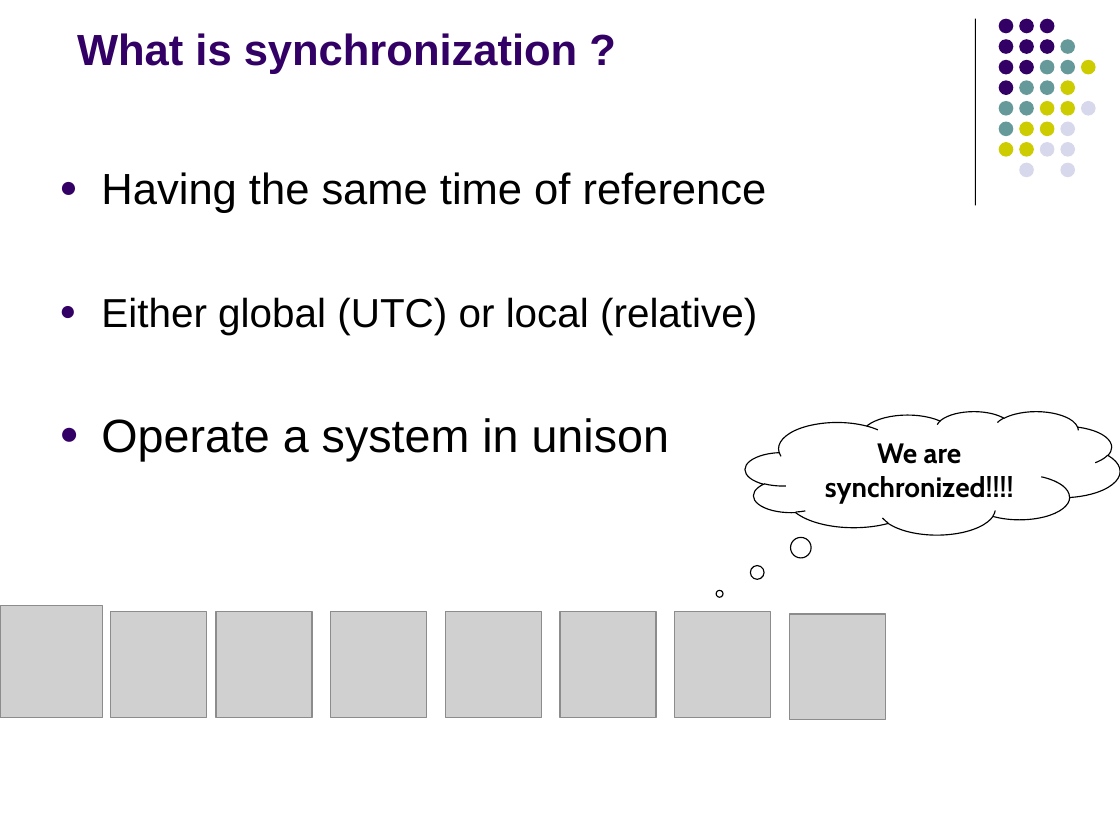
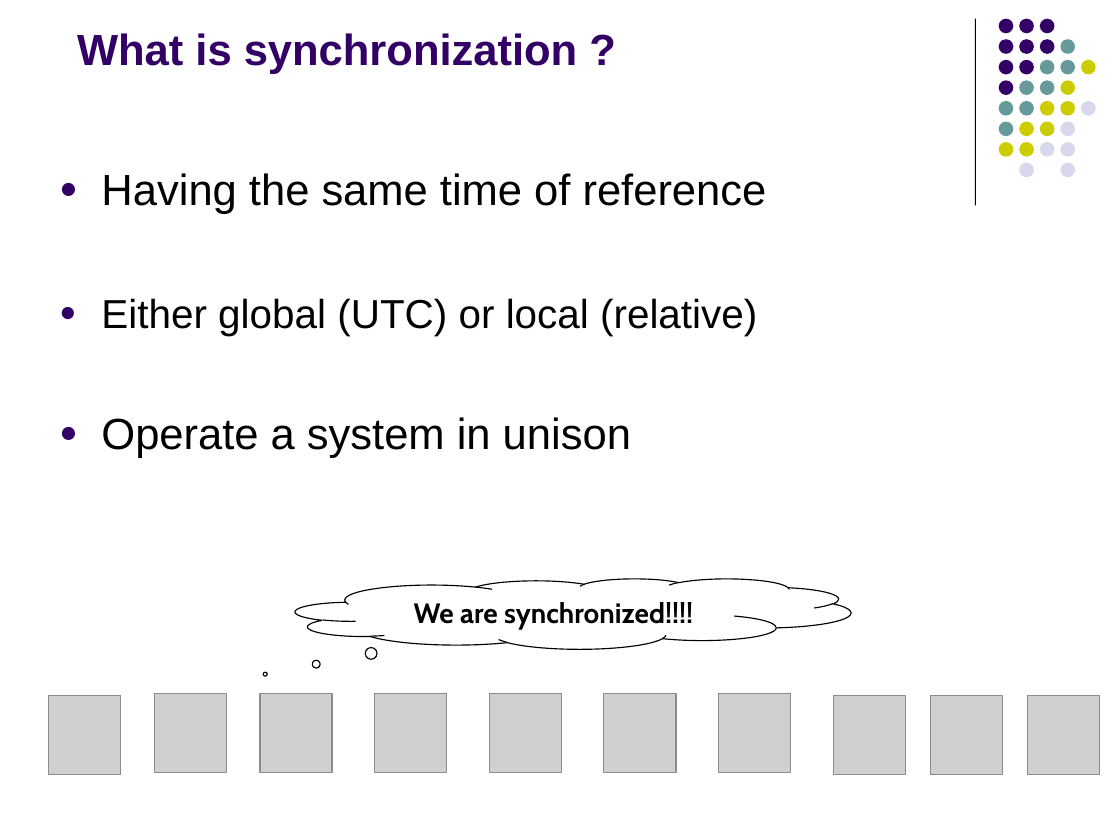
Before and after one commit to fasalex/symposium, a slide deck: slide 3 of Presentation.ppt. Drawn at 1120x840 pixels with LibreOffice and Linux fonts; fonts in the diff are those of the drawing; grey boxes stand for pictures. Boxes give left, top, right and bottom in pixels: in the first picture for what was removed or moved away, otherwise in the second. Text is boxed around its words. In the diff, an @@ line names an element or a change of style, - is before the commit and + after.

```diff
--- a/Presentation.ppt
+++ b/Presentation.ppt
@@ text at [101, 417, 631, 458]: size 30 to 28 pt in "Operate a system in unison" @@
@@ thought cloud "We are synchronized!!!!": place and size @@
-thought cloud "We are synchronized!!!!" at [745, 411, 1120, 534]
+thought cloud "We are synchronized!!!!" at [296, 579, 851, 650]
@@ thought cloud "We are synchronized!!!!" at [296, 579, 851, 650]: proportions changed @@
@@ picture: place and size @@
-picture at [790, 614, 886, 719]
+picture at [48, 696, 120, 775]
@@ picture: place and size @@
-picture at [110, 612, 206, 717]
+picture at [155, 693, 226, 773]
@@ picture: place and size @@
-picture at [560, 612, 656, 717]
+picture at [260, 693, 332, 773]
@@ picture: place and size @@
-picture at [330, 612, 427, 717]
+picture at [375, 693, 447, 773]
@@ picture: place and size @@
-picture at [446, 612, 542, 717]
+picture at [489, 693, 561, 773]
@@ picture: place and size @@
-picture at [0, 605, 102, 717]
+picture at [604, 693, 675, 773]
@@ picture: place and size @@
-picture at [216, 612, 312, 717]
+picture at [719, 693, 791, 773]
@@ picture: place and size @@
-picture at [674, 612, 771, 717]
+picture at [833, 696, 905, 775]
@@ picture added at [931, 696, 1002, 775] @@
@@ picture added at [1027, 696, 1099, 775] @@
```
Also in this commit, not shown: 28 other slides changed, 30 other files.
